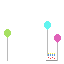
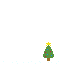
Revision of a layered (64, 64) image; what changed, layer by layer:
hid "bday" over [4, 21, 61, 61]
showed "ground_xmas", painted on it over [3, 42, 59, 64]
